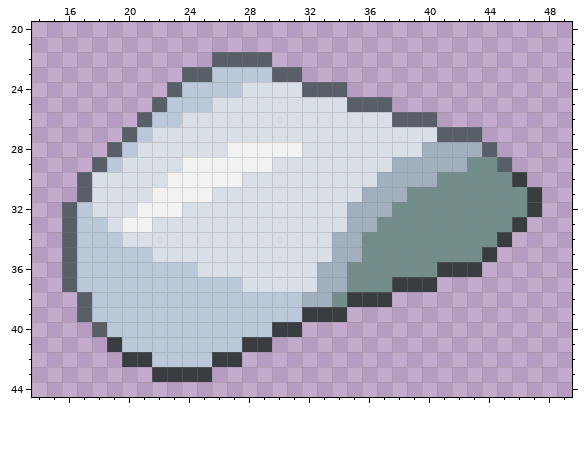
Pixel-art sprite, stored at textures/items/iron_nugget.png. The first picture shows the starting point.
The file is 64x64 pixels. Shown: x 14..49, y 20..44.
The result:
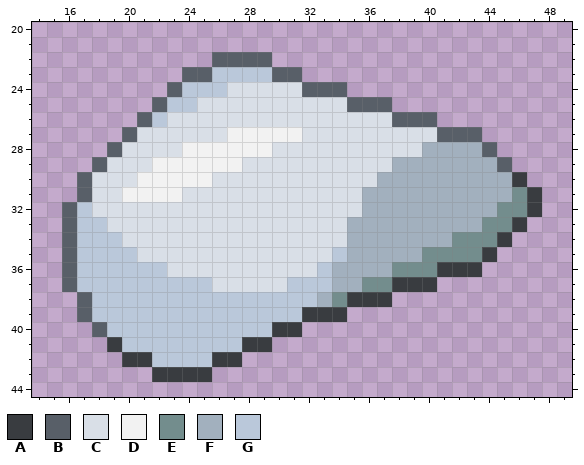
Palette (. is transparent): A #393c40  B #585f68  C #d9dfe7  D #f2f2f2  E #738d8d  F #a2b0be  G #bac8da
Changes in this commit:
@@ x 14..49 @@
 23 ..........BBGGGGBB..................
-24 .........BGGGGCCCCBBB...............
-25 ........BGGGCCCCCCCCCBBB............
-26 .......BGGCCCCCCCCCCCCCCBBB.........
-27 ......BGCCCCCCCCCCCCCCCCCCCBBB......
-28 .....BGCCCCCCDDDDDCCCCCCCCFFFFB.....
-29 ....BGCCCCDDDDDDCCCCCCCCFFFFFEEB....
-30 ...BCCCCCDDDDDCCCCCCCCCFFFFEEEEEA...
-31 ...BCCCCDDDDCCCCCCCCCCFFFEEEEEEEEA..
-32 ..BGCCCDDDCCCCCCCCCCCFFFEEEEEEEEEA..
-33 ..BGGCDDCCCCCCCCCCCCCFFEEEEEEEEEA...
-34 ..BGGGCCCCCCCCCCCCCCFFEEEEEEEEEA....
-35 ..BGGGGGCCCCCCCCCCCCFFEEEEEEEEA.....
-36 ..BGGGGGGGGCCCCCCCCFFEEEEEEAAA......
-37 ..BGGGGGGGGGGGCCCCCFFEEEAAA.........
-38 ...BGGGGGGGGGGGGGGFFEAAA............
+24 .........BGGGCCCCCBBB...............
+25 ........BGGCCCCCCCCCCBBB............
+26 .......BGCCCCCCCCCCCCCCCBBB.........
+27 ......BCCCCCCDDDDDCCCCCCCCCBBB......
+28 .....BCCCCDDDDDDCCCCCCCCCCFFFFB.....
+29 ....BCCCDDDDDDCCCCCCCCCCFFFFFFFB....
+30 ...BCCCDDDDDCCCCCCCCCCCFFFFFFFFFA...
+31 ...BCCDDDDCCCCCCCCCCCCFFFFFFFFFFEA..
+32 ..BGCCCCCCCCCCCCCCCCCCFFFFFFFFFEEA..
+33 ..BGGCCCCCCCCCCCCCCCCFFFFFFFFFEEA...
+34 ..BGGGCCCCCCCCCCCCCCCFFFFFFFEEEA....
+35 ..BGGGGCCCCCCCCCCCCCGFFFFFEEEEA.....
+36 ..BGGGGGGCCCCCCCCCCGFFFFEEEAAA......
+37 ..BGGGGGGGGGCCCCCGGGFFEEAAA.........
+38 ...BGGGGGGGGGGGGGGGFEAAA............
 39 ...BGGGGGGGGGGGGGGAAA...............
